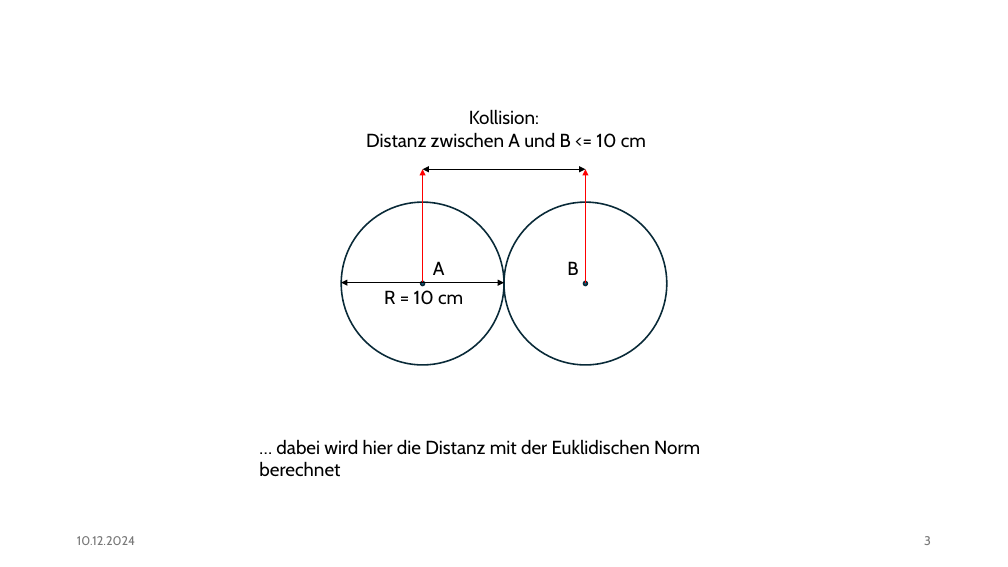
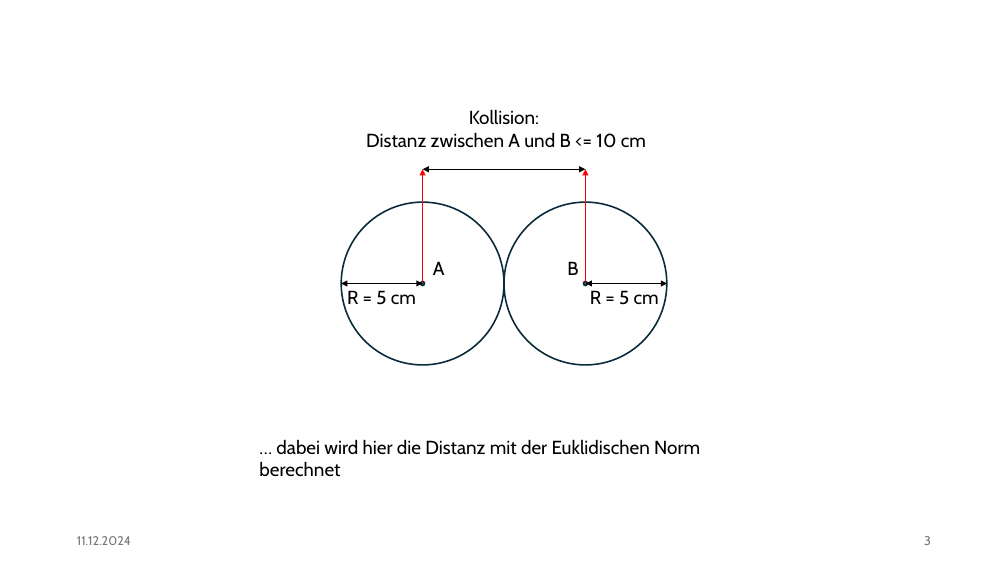
Before and after one commit to rippeddeadlift/Billard_SSDS, a slide deck: slide 3 of SSPS_11.12_sketch.pptx. Drawn at 1008x567 pixels with LibreOffice and Linux fonts; fonts in the diff are those of the drawing. Boxes give left, top, right and bottom in pixels: in the first picture for what was removed or moved away, otherwise in the second. Text is boxed around its words. In the diff, an @@ line names an element or a change of style, - is before the commit and + after.

```diff
--- a/SSPS_11.12_sketch.pptx
+++ b/SSPS_11.12_sketch.pptx
@@ double arrow moved from (341, 283) - (504, 283) to (341, 284) - (423, 284) @@
@@ text at box(347, 290, 416, 305): text changed @@
-R = 10 cm
+R = 5 cm
@@ double arrow added from (586, 284) to (667, 284), #000000 1 pt @@
@@ text added at box(590, 290, 659, 305), 18 pt, text #000000 @@
+R = 5 cm
@@ text at box(77, 536, 131, 545): text changed @@
-10.12.2024
+11.12.2024
```
Also in this commit, not shown: 12 other slides changed.
